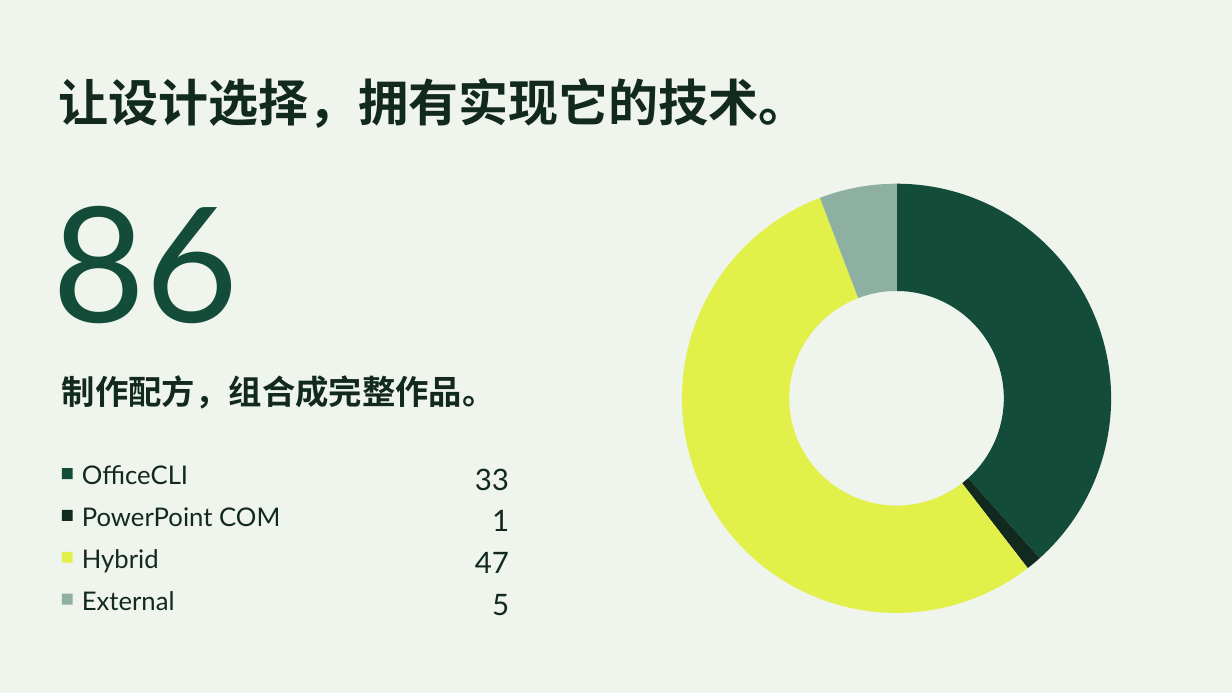
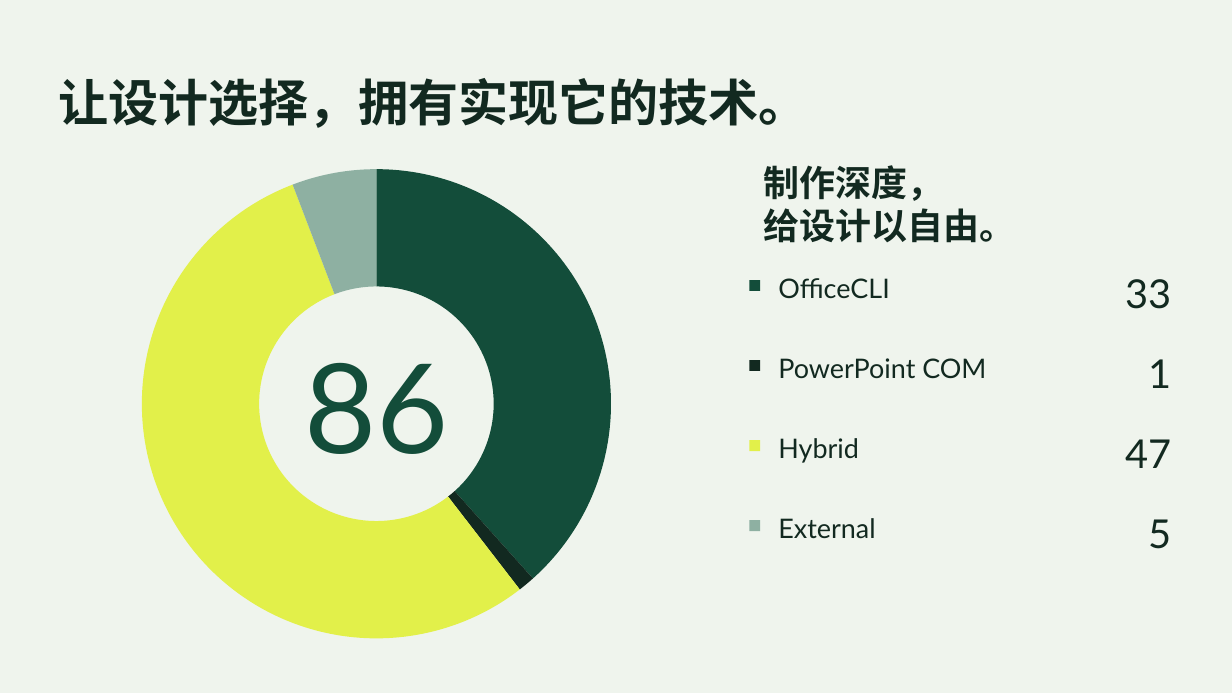
Before and after one commit to rockpunkgod/ppt-adapt, a slide deck: slide 5 of examples/ppt-adapt-unique/ppt-adapt-unique.pptx. Drawn at 1232x693 pixels with LibreOffice and Linux fonts; fonts in the diff are those of the drawing. Boxes give left, top, right and bottom in pixels: in the first picture for what was removed or moved away, otherwise in the second. Text is boxed around its words. In the diff, an @@ line names an element or a change of style, - is before the commit and + after.

```diff
--- a/examples/ppt-adapt-unique/ppt-adapt-unique.pptx
+++ b/examples/ppt-adapt-unique/ppt-adapt-unique.pptx
@@ doughnut chart: place and size @@
-doughnut chart at <box>618,171,1174,625</box>
+doughnut chart at <box>58,156,695,650</box>
@@ text at <box>764,165,1015,243</box>: text changed; size 26 to 28 pt @@
-制作配方，组合成完整作品。
+制作深度，
+给设计以自由。
@@ text "OfficeCLI": place and size @@
-text "OfficeCLI" at <box>82,465,188,484</box>
+text "OfficeCLI" at <box>778,278,890,299</box>
@@ text "33": place and size @@
-text "33" at <box>475,468,509,491</box>
+text "33" at <box>1125,279,1171,309</box>
@@ rectangle: place and size @@
-rectangle at <box>62,468,73,479</box>
+rectangle at <box>749,280,760,291</box>
@@ text "86": place and size @@
-text "86" at <box>53,205,239,324</box>
+text "86" at <box>304,363,448,454</box>
@@ text "86" at <box>304,363,448,454</box>: size 125 to 97 pt; alignment left to centre @@
@@ text "PowerPoint COM": place and size @@
-text "PowerPoint COM" at <box>82,507,280,526</box>
+text "PowerPoint COM" at <box>778,358,986,379</box>
@@ text "1": place and size @@
-text "1" at <box>492,509,509,531</box>
+text "1" at <box>1148,359,1171,388</box>
@@ rectangle: place and size @@
-rectangle at <box>62,510,73,521</box>
+rectangle at <box>749,360,760,371</box>
@@ rectangle: place and size @@
-rectangle at <box>62,551,73,562</box>
+rectangle at <box>749,440,760,451</box>
@@ text "Hybrid": place and size @@
-text "Hybrid" at <box>82,549,159,573</box>
+text "Hybrid" at <box>778,438,859,463</box>
@@ text "47": place and size @@
-text "47" at <box>475,552,509,573</box>
+text "47" at <box>1125,439,1171,468</box>
@@ size 20 to 21 pt in 4 elements at <box>778,278,890,299</box>, <box>778,358,986,379</box>, <box>778,438,859,463</box>, <box>778,518,875,539</box> @@
@@ text "External": place and size @@
-text "External" at <box>82,591,175,610</box>
+text "External" at <box>778,518,875,539</box>
@@ size 23 to 31 pt in 4 elements at <box>1125,279,1171,309</box>, <box>1148,359,1171,388</box>, <box>1125,439,1171,468</box>, <box>1148,519,1171,549</box> @@
@@ text "5": place and size @@
-text "5" at <box>492,594,509,616</box>
+text "5" at <box>1148,519,1171,549</box>
@@ rectangle: place and size @@
-rectangle at <box>62,594,73,605</box>
+rectangle at <box>749,520,760,531</box>
```
Also in this commit, not shown: 2 other slides changed, 8 other files.
